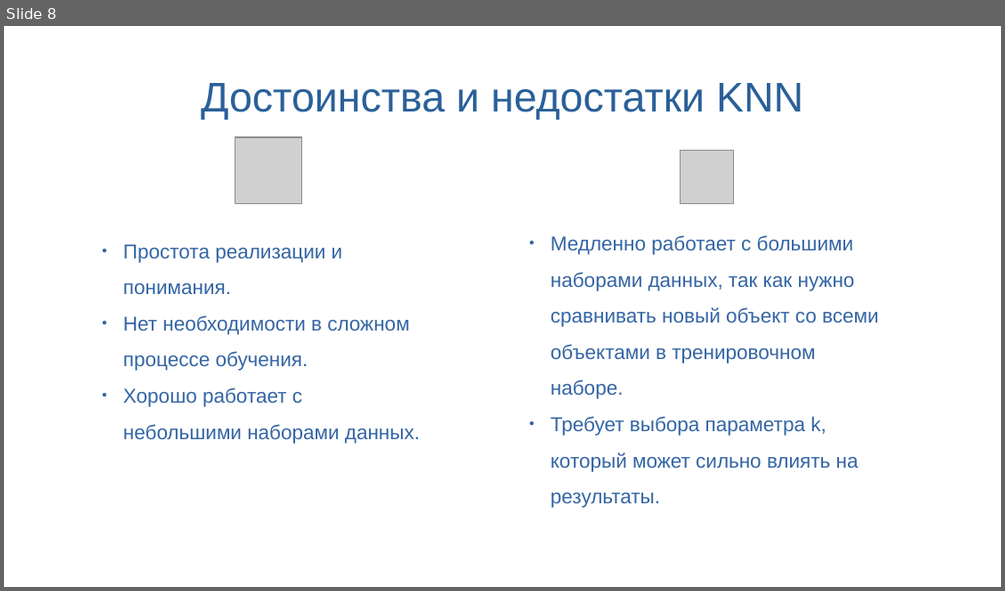
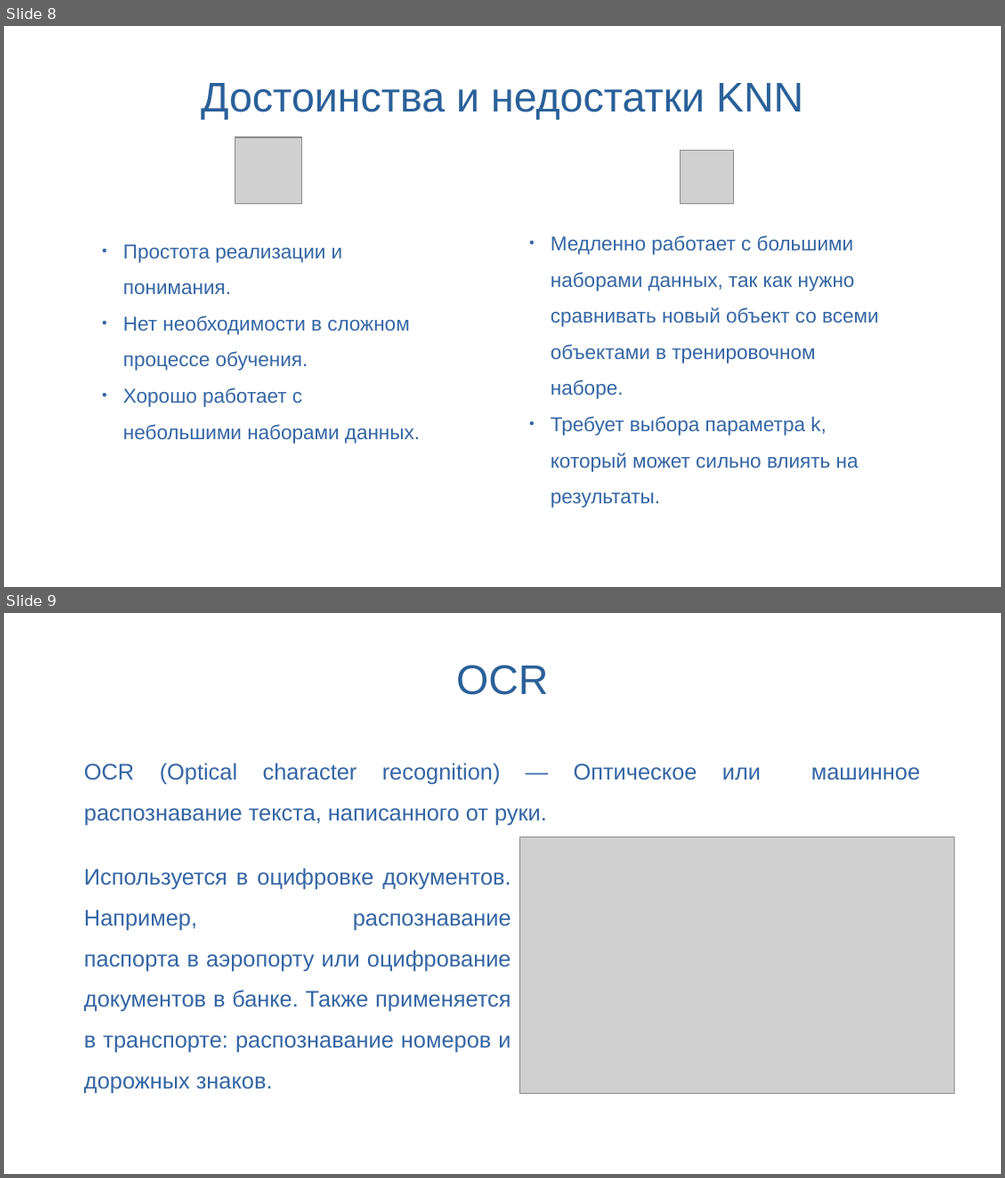
Before and after one commit to SynI20N/ING, a slide deck: presentations/Занятие13.odp. Shown one above the other, each under a label of ours: slide 8 before the commit, slides 8 and 9 after it. The pictures are 1005x591 and 1005x1178 pixels, drawn with LibreOffice and Linux fonts; fonts in the diff are those of the drawing; grey boxes stand for pictures; background and template pictures are left out. Boxes give left, top, right and bottom in pixels: in the first picture for what was removed or moved away, otherwise in the second. Text is boxed around its words. In the diff, an @@ line names an element or a change of style, - is before the commit and + after.

```diff
--- a/presentations/Занятие13.odp
+++ b/presentations/Занятие13.odp
@@ slide 9 added at (x1=4, y1=613, x2=1001, y2=1174), background picture (left out) @@
@@ title added at (x1=456, y1=665, x2=548, y2=695), 33 pt, text #2A6099 @@
+OCR
@@ text added at (x1=84, y1=763, x2=547, y2=825), 18 pt, text #3465A4 @@
+OCR (Optical character recognition) — Оптическое или машинное распознавание текста, написанного от руки.
@@ picture added at (x1=520, y1=837, x2=955, y2=1094) @@
@@ text added at (x1=84, y1=868, x2=511, y2=1093), 18 pt, text #3465A4 @@
+Используется в оцифровке документов. Например, распознавание
+паспорта в аэропорту или оцифрование документов в банке. Также применяется
+в транспорте: распознавание номеров и дорожных знаков.
```
Also in this commit, not shown: 4 other slides added, 2 slides removed.
